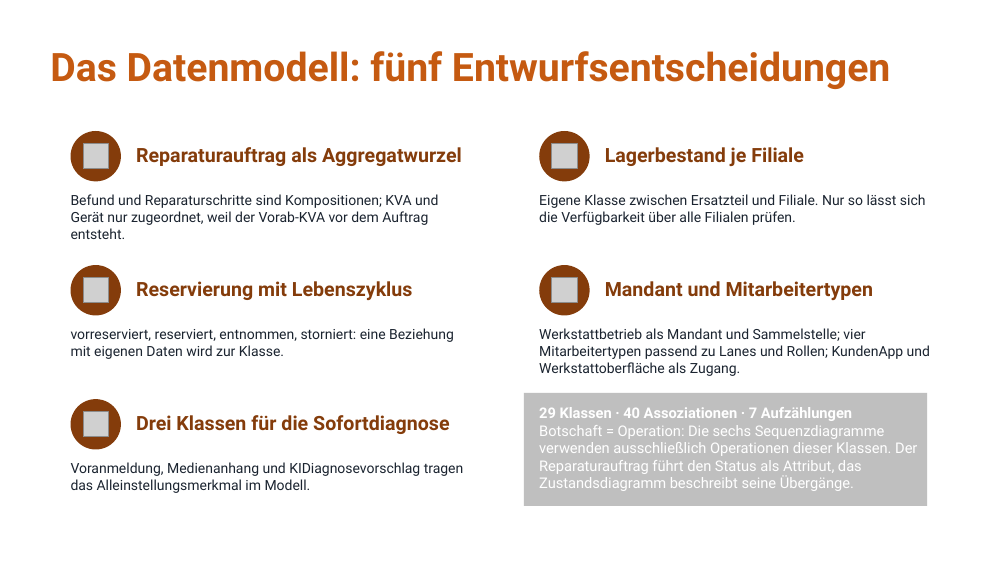
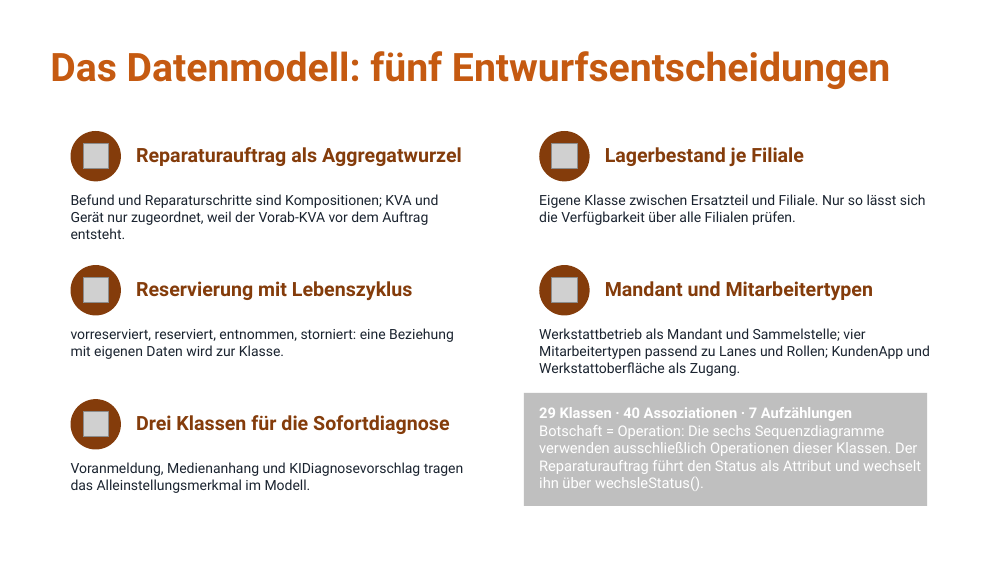
Before and after one commit to jakobschwan123-cmd/casestudy-semester-3, a slide deck: slide 13 of 4_praesentation/Abschlusspraesentation.pptx. Drawn at 1008x567 pixels with LibreOffice and Linux fonts; fonts in the diff are those of the drawing; grey boxes stand for pictures. Boxes give left, top, right and bottom in pixels: in the first picture for what was removed or moved away, otherwise in the second. Text is boxed around its words. In the diff, an @@ line names an element or a change of style, - is before the commit and + after.

```diff
--- a/4_praesentation/Abschlusspraesentation.pptx
+++ b/4_praesentation/Abschlusspraesentation.pptx
@@ text at bbox=[539, 425, 921, 490]: text changed @@
-Botschaft = Operation: Die sechs Sequenzdiagramme verwenden ausschließlich Operationen dieser Klassen. Der Reparaturauftrag führt den Status als Attribut, das Zustandsdiagramm beschreibt seine Übergänge.
+Botschaft = Operation: Die sechs Sequenzdiagramme verwenden ausschließlich Operationen dieser Klassen. Der Reparaturauftrag führt den Status als Attribut und wechselt ihn über wechsleStatus().
```
Also in this commit, not shown: 1 other slide changed, 2 other files.
